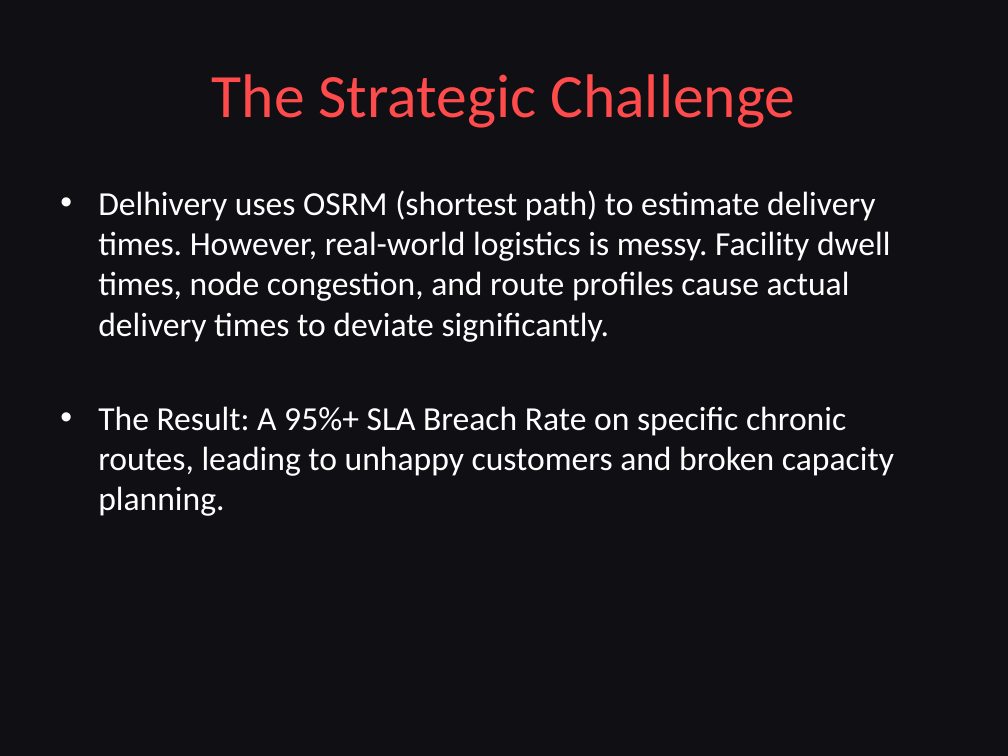
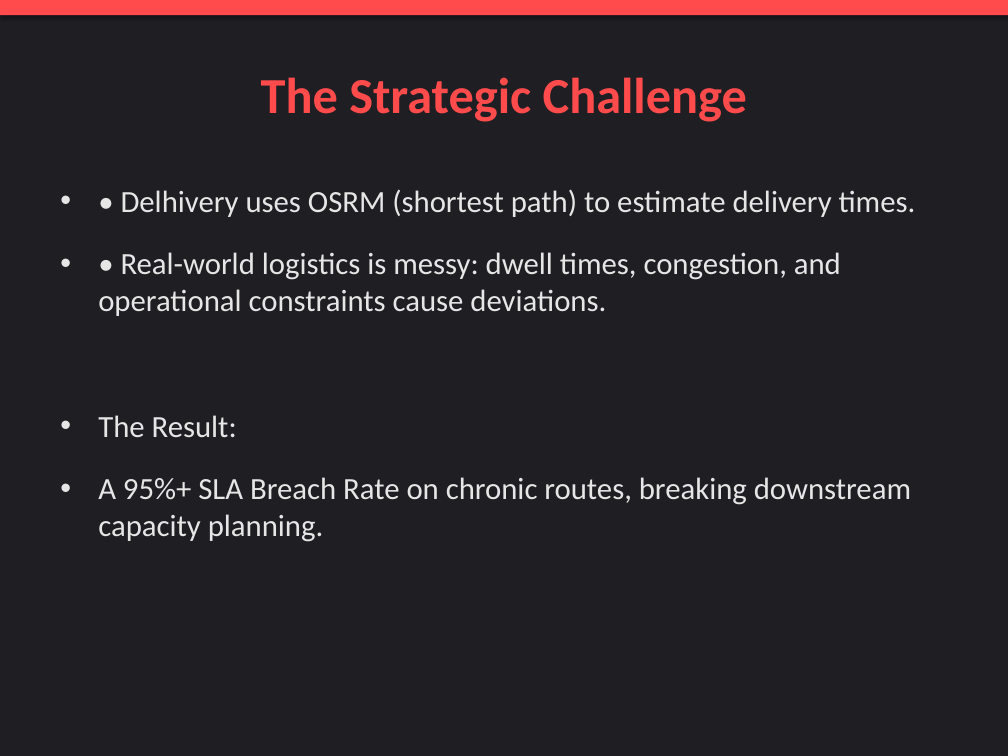
Before and after one commit to Shikhyy/Delhivery-Graph-Intelligence-System, a slide deck: slide 2 of Pitch_Deck.pptx. Drawn at 1008x756 pixels with LibreOffice and Linux fonts; fonts in the diff are those of the drawing. Boxes give left, top, right and bottom in pixels: in the first picture for what was removed or moved away, otherwise in the second. Text is boxed around its words. In the diff, an @@ line names an element or a change of style, - is before the commit and + after.

Commit message:
Update author to Shikhar Verma and improve PPTX styling

```diff
--- a/Pitch_Deck.pptx
+++ b/Pitch_Deck.pptx
@@ background #0F0F14 to #1E1E23 @@
@@ rectangle added at (0,0,1008,15), fill #FF4B4B @@
@@ title "The Strategic Challenge" at (261,77,747,122): size 44 to 36 pt, bold on @@
@@ text at (98,189,916,542): text changed; size 24 to 22 pt; text colour #FFFFFF to #E6E6E6 @@
-• Delhivery uses OSRM (shortest path) to estimate delivery times. However, real-world logistics is messy. Facility dwell times, node congestion, and route profiles cause actual delivery times to deviate significantly.
-• The Result: A 95%+ SLA Breach Rate on specific chronic routes, leading to unhappy customers and broken capacity planning.
+• • Delhivery uses OSRM (shortest path) to estimate delivery times.
+• • Real-world logistics is messy: dwell times, congestion, and operational constraints cause deviations.
+• The Result:
+• A 95%+ SLA Breach Rate on chronic routes, breaking downstream capacity planning.
```
Also in this commit, not shown: 8 other slides changed, 2 other files.
